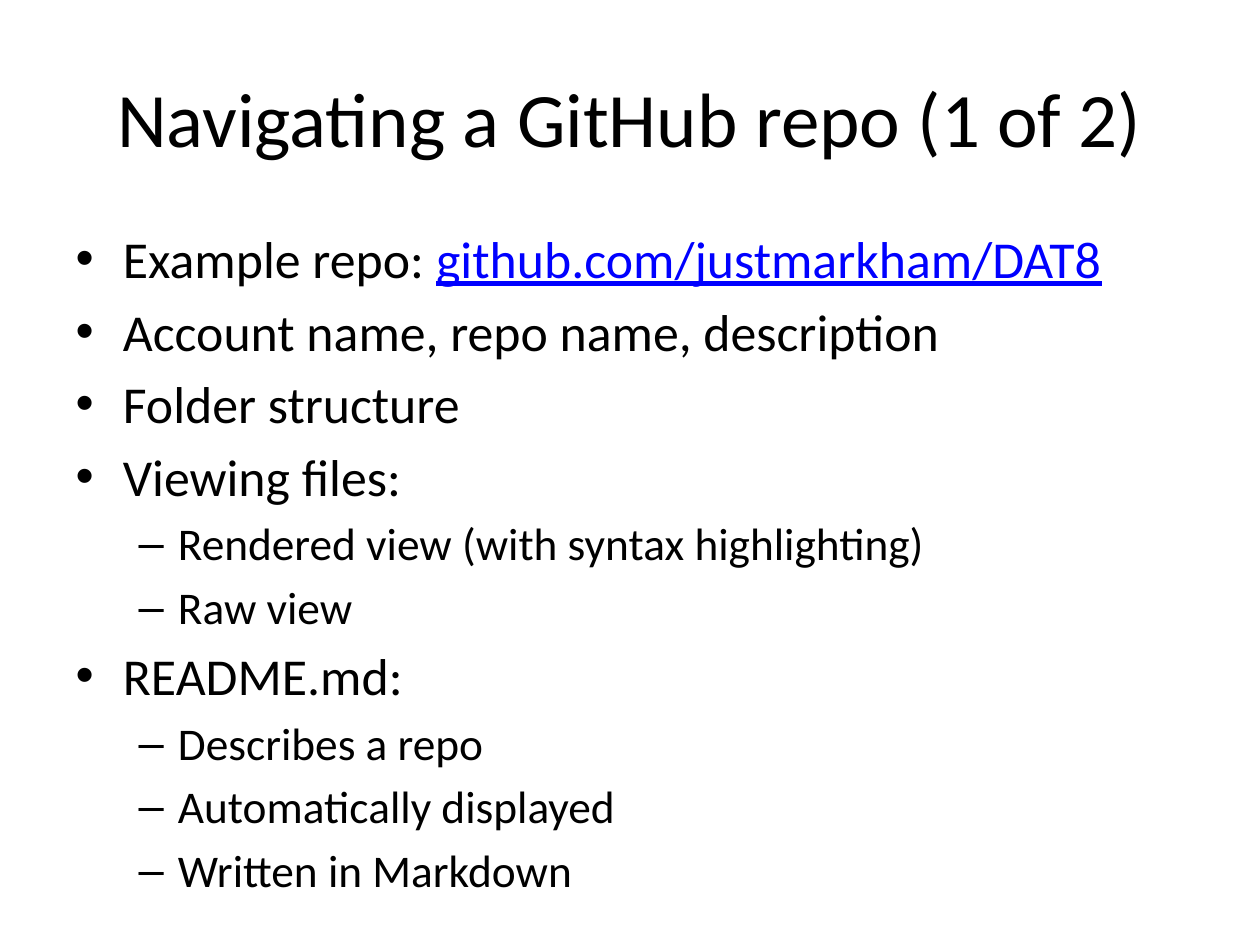
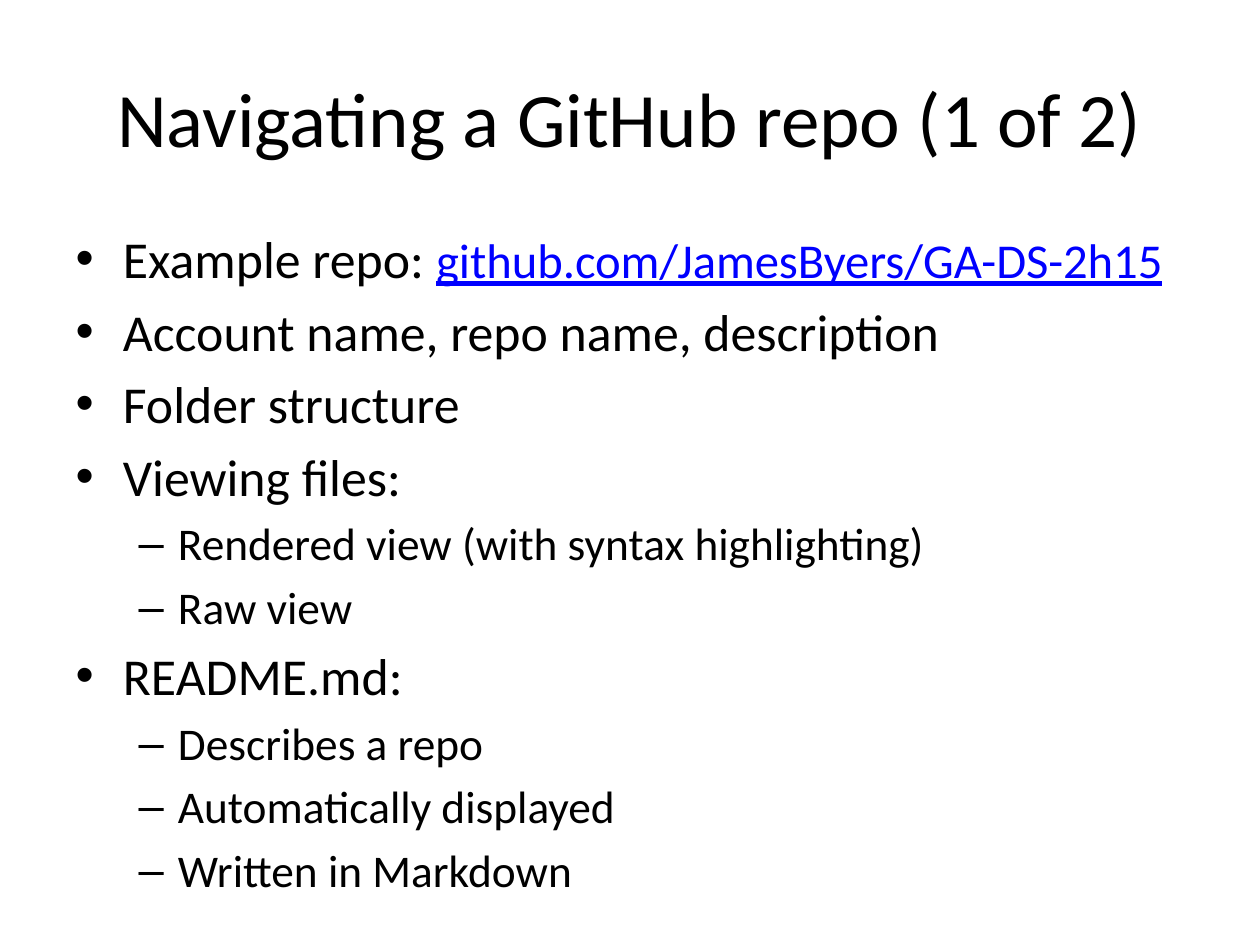
Before and after one commit to JamesByers/GA-SEA-DAT1, a slide deck: slide 9 of slides/02_git_github.pptx. Drawn at 1260x945 pixels with LibreOffice and Linux fonts; fonts in the diff are those of the drawing. Boxes give left, top, right and bottom in pixels: in the first picture for what was removed or moved away, otherwise in the second. Text is boxed around its words. In the diff, an @@ line names an element or a change of style, - is before the commit and + after.

Commit message:
tweaked git slides

```diff
--- a/slides/02_git_github.pptx
+++ b/slides/02_git_github.pptx
@@ text at (123,242,1162,287): text changed; size 29.6 to 27.8 pt @@
-• Example repo: github.com/justmarkham/DAT8
+• Example repo: github.com/JamesByers/GA-DS-2h15
```
Also in this commit, not shown: 1 other file.
